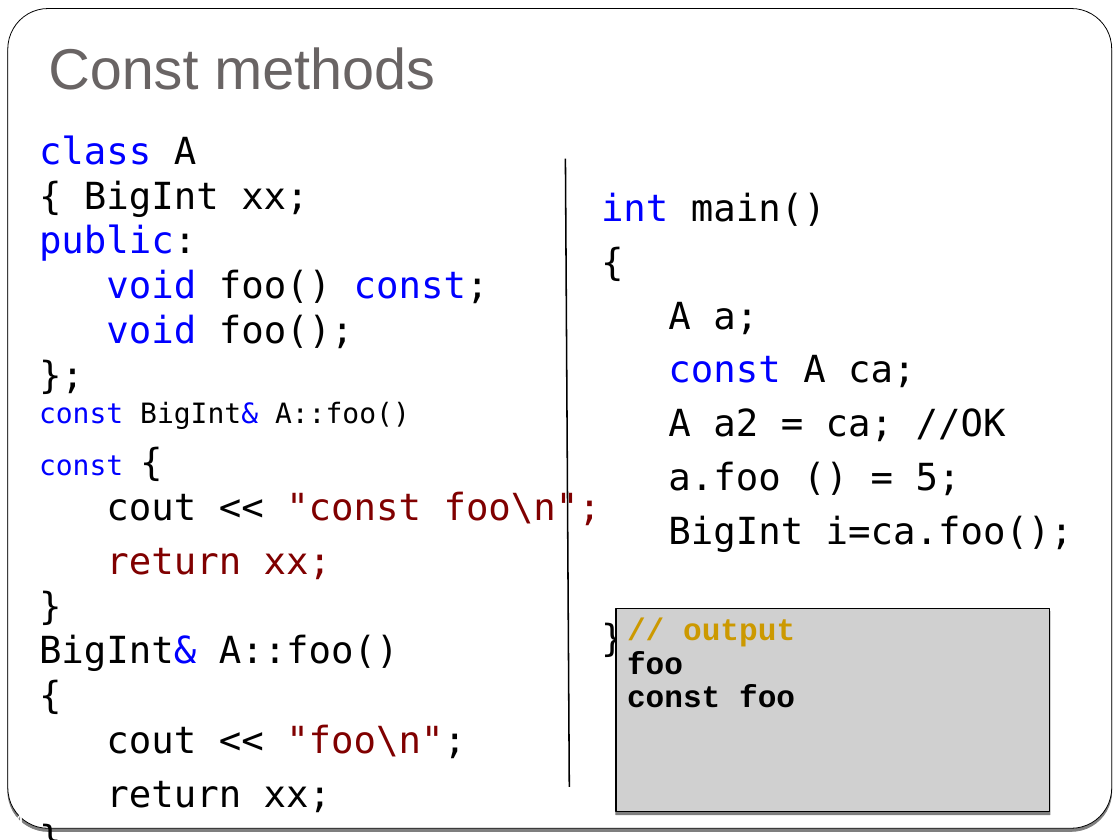
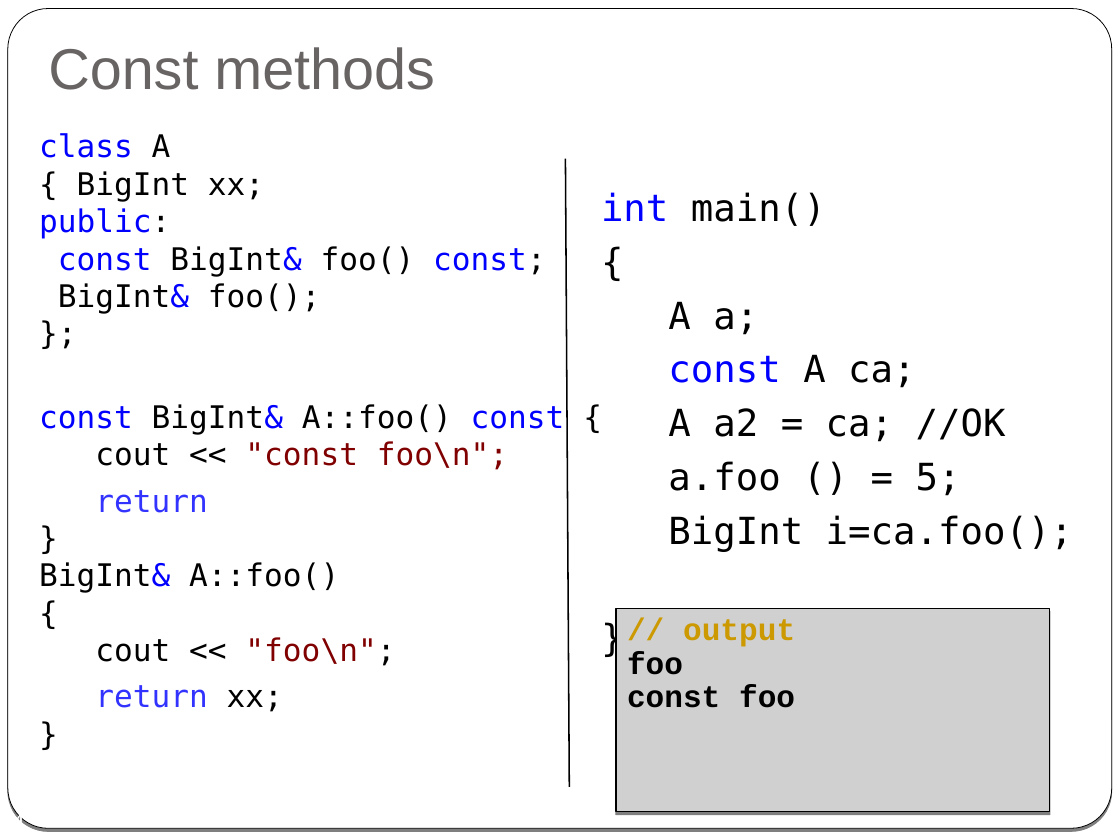
Before and after one commit to cpp-at-ariel/cpp-5780, a slide deck: slide 4 of 03-composition-references/slides-3-const-and-friend.odp. Drawn at 1120x840 pixels with LibreOffice and Linux fonts; fonts in the diff are those of the drawing; grey boxes stand for pictures. Boxes give left, top, right and bottom in pixels: in the first picture for what was removed or moved away, otherwise in the second. Text is boxed around its words. In the diff, an @@ line names an element or a change of style, - is before the commit and + after.

```diff
--- a/03-composition-references/slides-3-const-and-friend.odp
+++ b/03-composition-references/slides-3-const-and-friend.odp
@@ text at bbox=[39, 133, 565, 470]: text changed; size 24 to 20 pt @@
-class A
-{ BigInt xx;
-public:
-void foo() const;
-void foo();
-};
-const BigInt& A::foo()
-const {
-cout << "const foo\n";
+class A
+{ BigInt xx;
+public:
+const BigInt& foo() const;
+BigInt& foo();
+};
+const BigInt& A::foo() const {
+cout << "const foo\n";
@@ text at bbox=[39, 490, 395, 712]: size 24 to 20 pt in "return xx; } BigInt& A::foo() { cout ...", "return xx; }"; text colour #800000 to #3333FF, text colour #000000 to #3333FF in "return"; text colour #800000 to #FFFFFF in "xx;" @@
```
Also in this commit, not shown: 1 other file.
